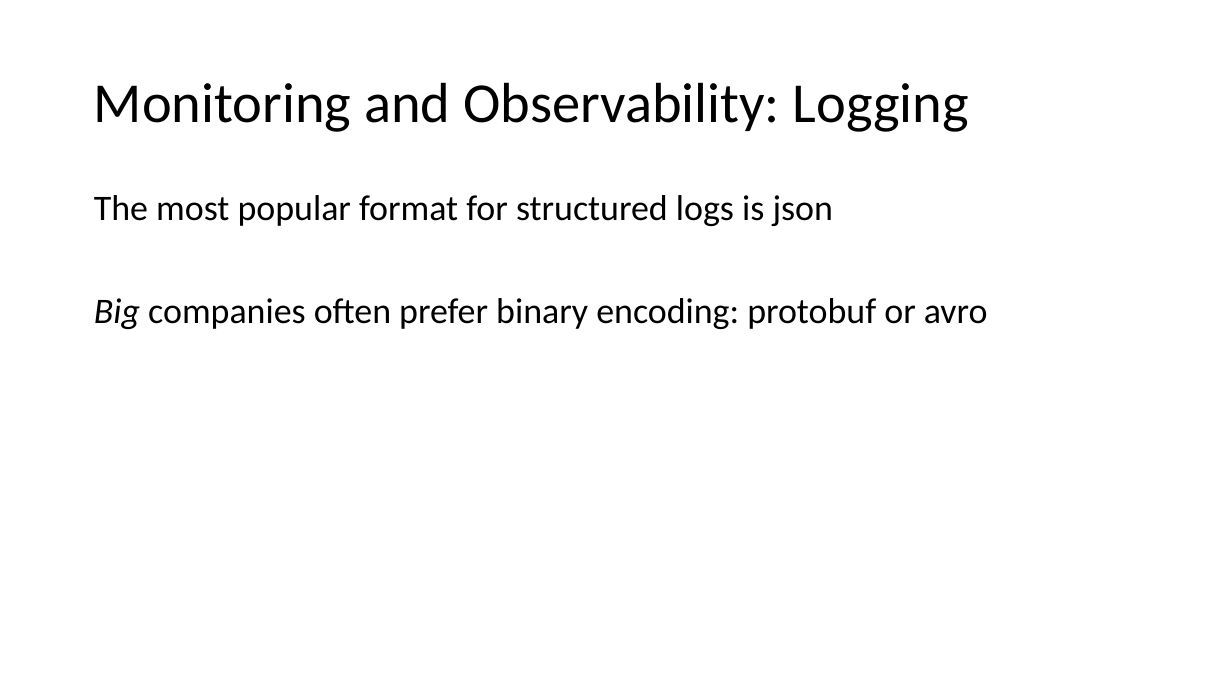
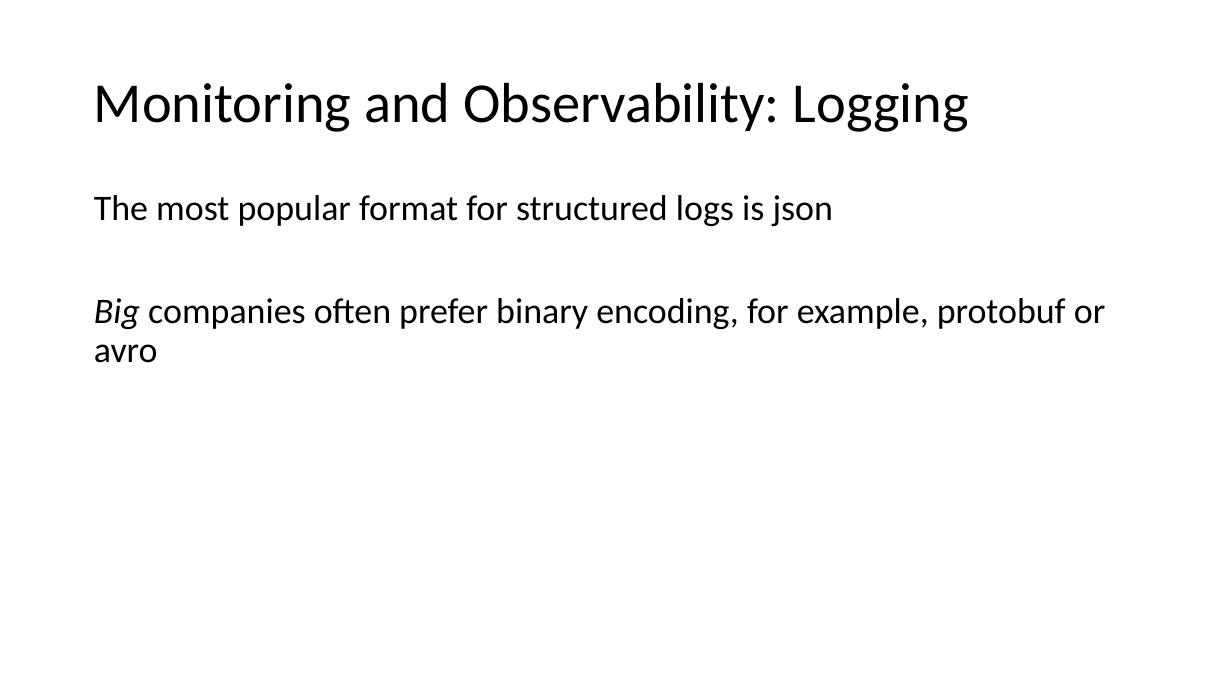
Before and after one commit to v1r7u/cloud_computing_old, a slide deck: slide 36 of presentations/05_Monitoring_Pricing.pptx (slide 32 before the commit). Drawn at 1232x693 pixels with LibreOffice and Linux fonts; fonts in the diff are those of the drawing. Boxes give left, top, right and bottom in pixels: in the first picture for what was removed or moved away, otherwise in the second. Text is boxed around its words. In the diff, an @@ line names an element or a change of style, - is before the commit and + after.

```diff
--- a/presentations/05_Monitoring_Pricing.pptx
+++ b/presentations/05_Monitoring_Pricing.pptx
@@ text at bbox=[94, 298, 1105, 363]: text changed @@
-Big companies often prefer binary encoding: protobuf or avro
+Big companies often prefer binary encoding, for example, protobuf or avro
```
Also in this commit, not shown: 10 other slides changed, 5 slides added, 19 other files.
